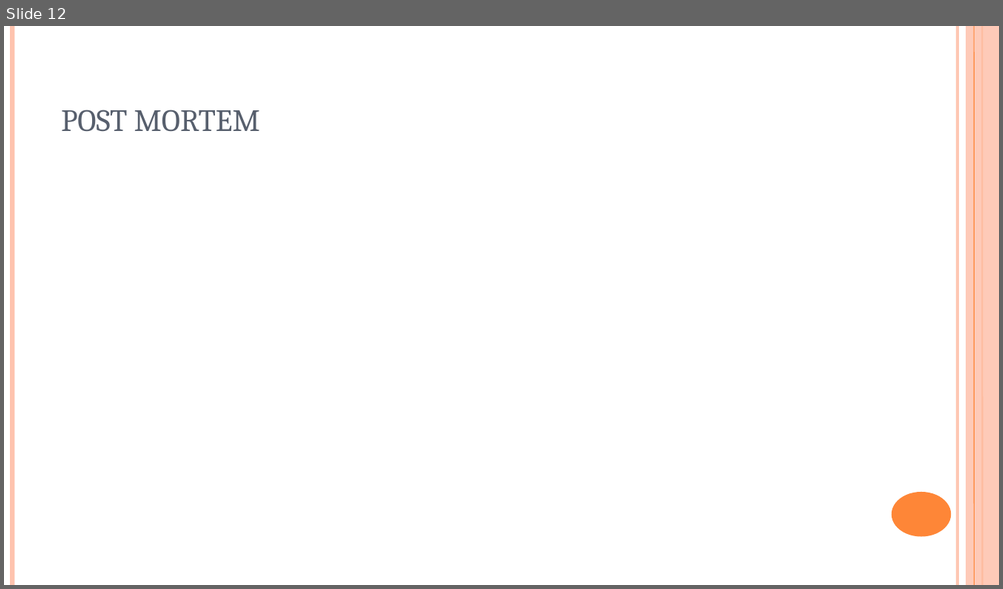
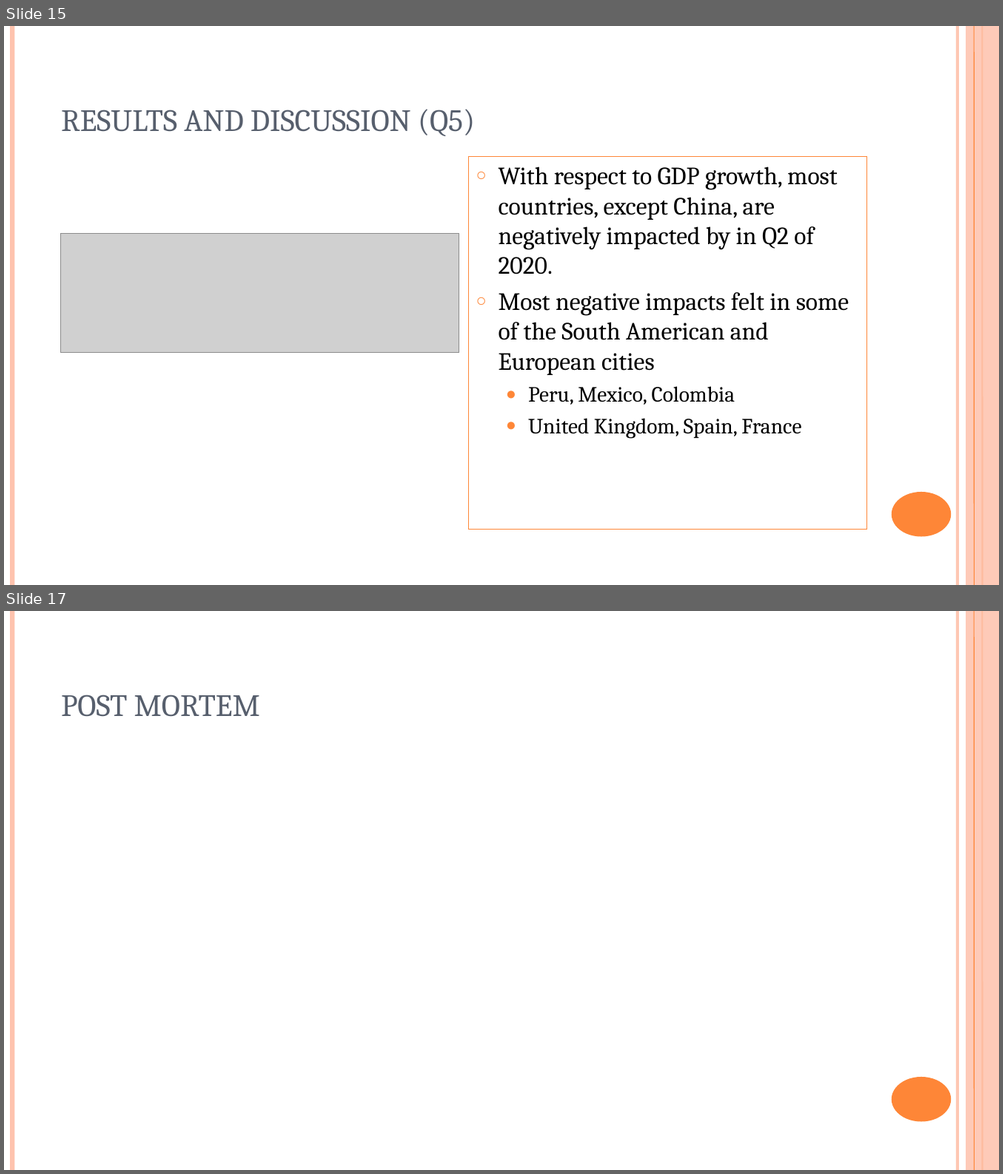
Before and after one commit to BunmiOlakanmi/Project, a slide deck: COVID-19 - analysis.ppt. Shown one above the other, each under a label of ours: slide 12 before the commit, slides 15 and 17 after it; the slides between them are not shown. The pictures are 1003x589 and 1003x1174 pixels, drawn with LibreOffice and Linux fonts; fonts in the diff are those of the drawing; grey boxes stand for pictures. Boxes give left, top, right and bottom in pixels: in the first picture for what was removed or moved away, otherwise in the second. Text is boxed around its words. In the diff, an @@ line names an element or a change of style, - is before the commit and + after.

```diff
--- a/COVID-19 - analysis.ppt
+++ b/COVID-19 - analysis.ppt
@@ slide 15 added at [4, 26, 999, 585], background #FFFFFF; not listed: 6 template elements that a slide beside it also shows @@
@@ title added at [61, 109, 475, 136], 30 pt, text #575F6D @@
+RESULTS AND DISCUSSION (Q5)
@@ rectangle added at [469, 156, 866, 529], outline #FE8637 0.74 pt, 24 pt, text #000000 @@
+○ With respect to GDP growth, most countries, except China, are negatively impacted by in Q2 of 2020.
+○ Most negative impacts felt in some of the South American and European cities
+  ● Peru, Mexico, Colombia
+  ● United Kingdom, Spain, France
@@ picture added at [61, 233, 458, 352] @@
@@ what was slide 12 is now slide 17 @@
```
Also in this commit, not shown: 6 slides changed, 6 other slides added, 2 slides removed.
